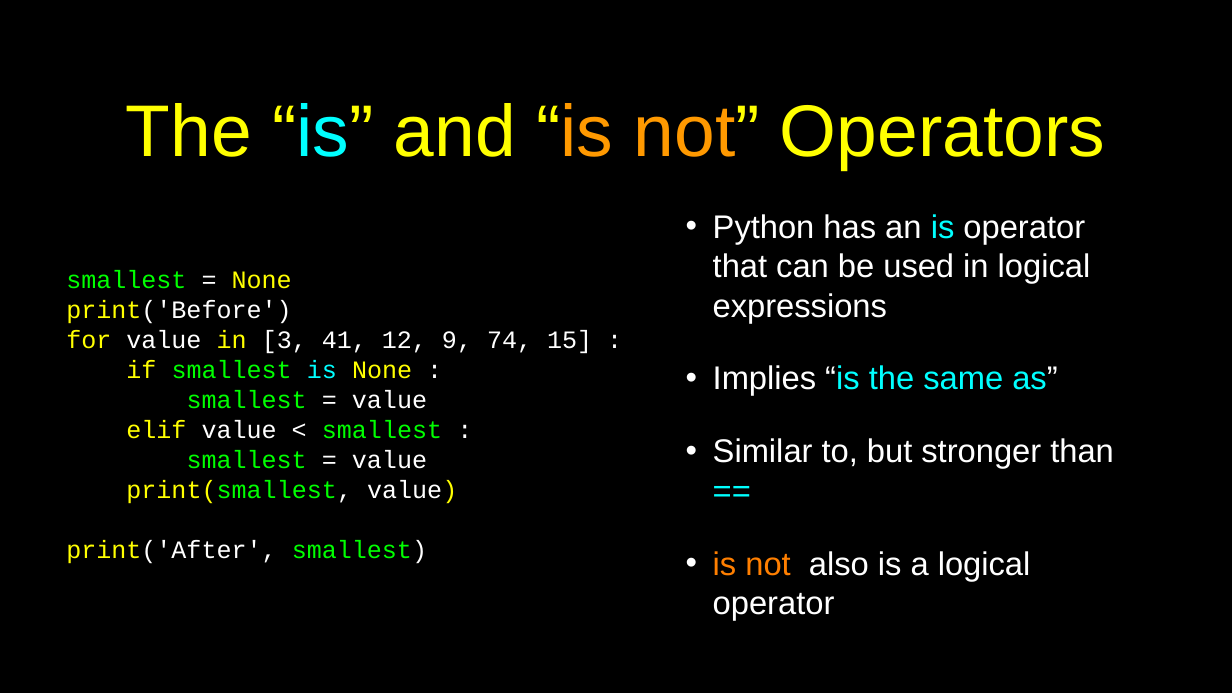
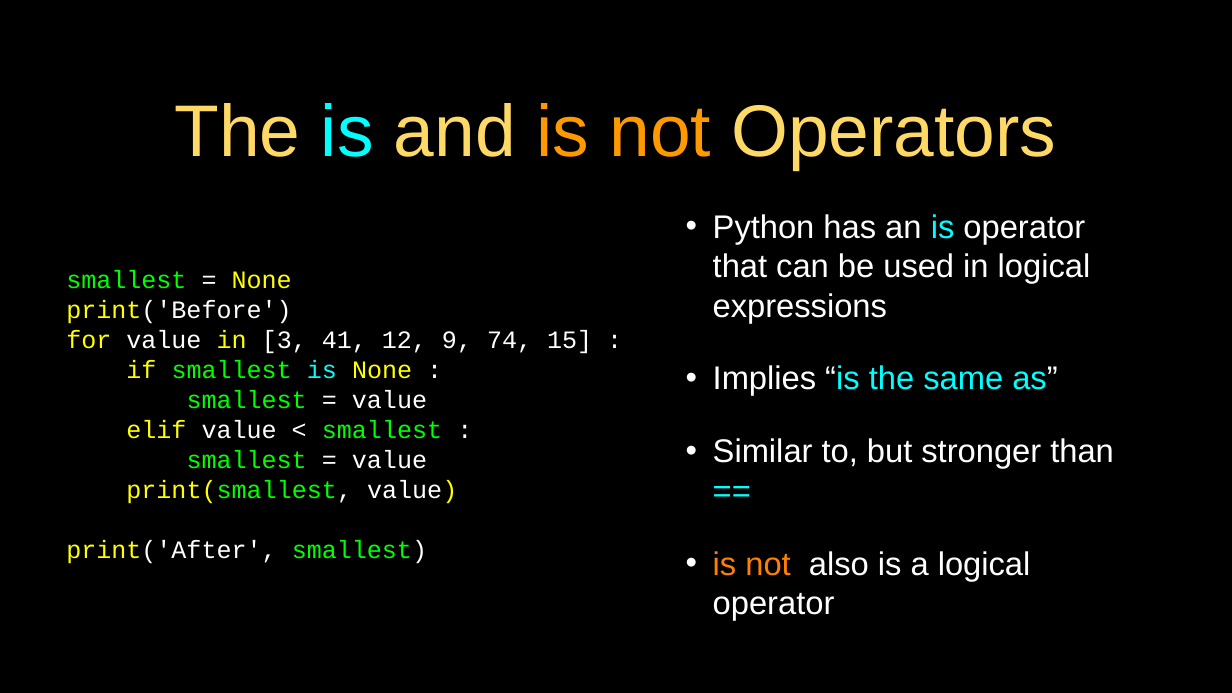
Before and after one commit to csev/py4e, a slide deck: slide 51 of lectures3/Pythonlearn-05-Iterations.pptx. Drawn at 1232x693 pixels with LibreOffice and Linux fonts; fonts in the diff are those of the drawing. Boxes give left, top, right and bottom in pixels: in the first picture for what was removed or moved away, otherwise in the second. Text is boxed around its words. In the diff, an @@ line names an element or a change of style, - is before the commit and + after.

```diff
--- a/lectures3/Pythonlearn-05-Iterations.pptx
+++ b/lectures3/Pythonlearn-05-Iterations.pptx
@@ title at box(175, 103, 1056, 170): text changed; text colour #FFFF00 to #FFD966 @@
-The “is” and “is not” Operators
+The is and is not Operators
```
Also in this commit, not shown: 47 other slides changed, 7 other files.
